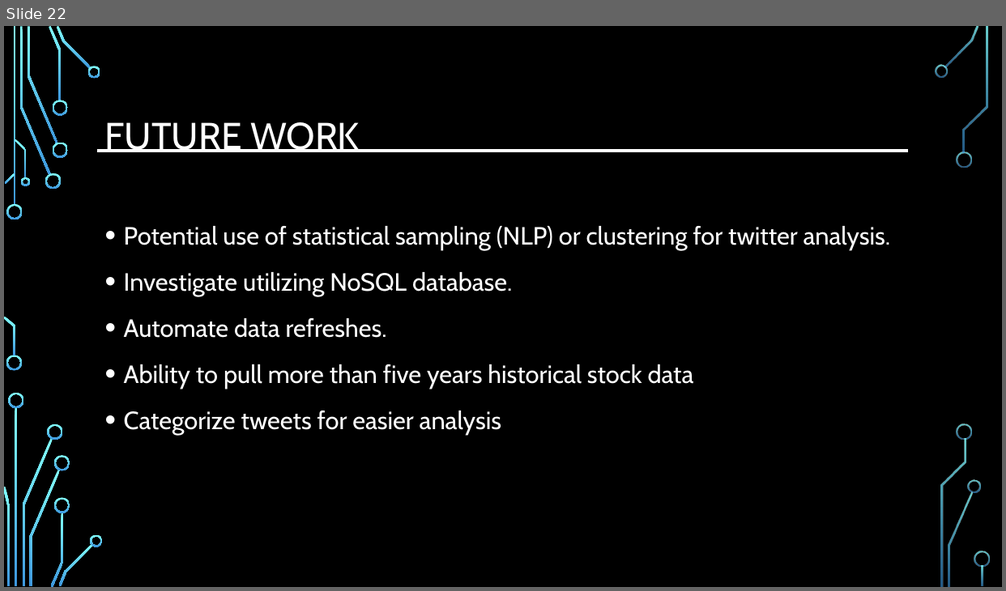
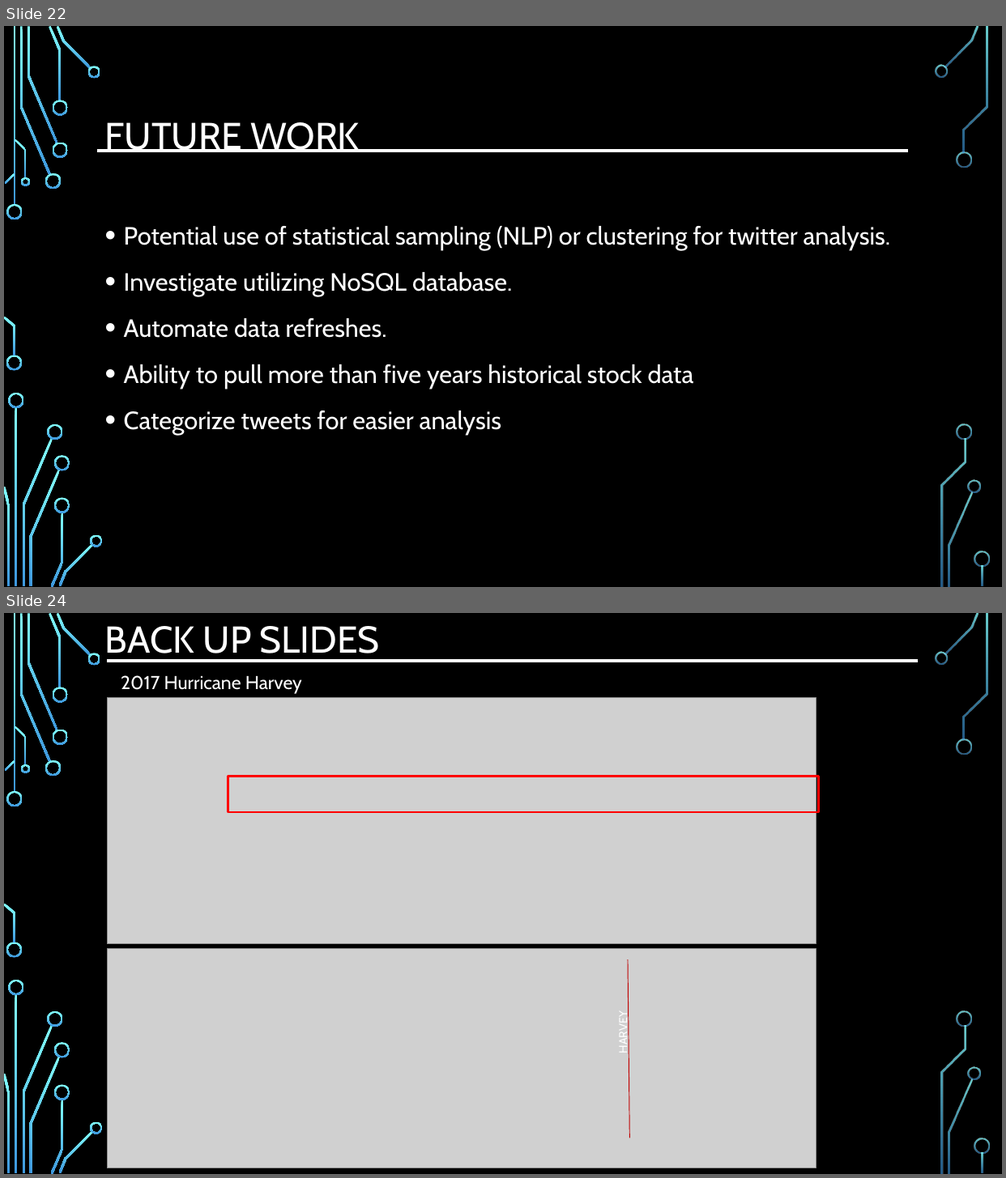
Before and after one commit to djserna/7330-Group-Project, a slide deck: Presentation/MSDS_7330_Group_Project_Presentation.pptx. Shown one above the other, each under a label of ours: slide 22 before the commit, slides 22 and 24 after it; the slides between them are not shown. The pictures are 1006x591 and 1006x1178 pixels, drawn with LibreOffice and Linux fonts; fonts in the diff are those of the drawing; grey boxes stand for pictures; background and template pictures are left out. Boxes give left, top, right and bottom in pixels: in the first picture for what was removed or moved away, otherwise in the second. Text is boxed around its words. In the diff, an @@ line names an element or a change of style, - is before the commit and + after.

Commit message:
Added back up slides

```diff
--- a/Presentation/MSDS_7330_Group_Project_Presentation.pptx
+++ b/Presentation/MSDS_7330_Group_Project_Presentation.pptx
@@ slide 24 added at [4, 613, 1002, 1174], background picture (left out); not listed: 36 template elements that a slide beside it also shows @@
@@ title added at [105, 626, 380, 662], 36 pt, text #FFFFFF @@
+BACK UP SLIDES
@@ line added from (108, 661) to (918, 661), #FFFFFF 3 pt @@
@@ text added at [121, 675, 302, 694], 18 pt, text #FFFFFF @@
+2017 Hurricane Harvey
@@ picture added at [108, 697, 816, 944] @@
@@ rectangle added at [228, 776, 819, 812], outline #FF0000 2.25 pt @@
@@ picture added at [108, 949, 816, 1169] @@
@@ line added from (628, 960) to (630, 1139), #C00000 0.75 pt @@
@@ text added at [616, 1016, 630, 1054], 11 pt, text #FFFFFF @@
+HARVEY
```
Also in this commit, not shown: 1 slide changed, 1 other slide added.
